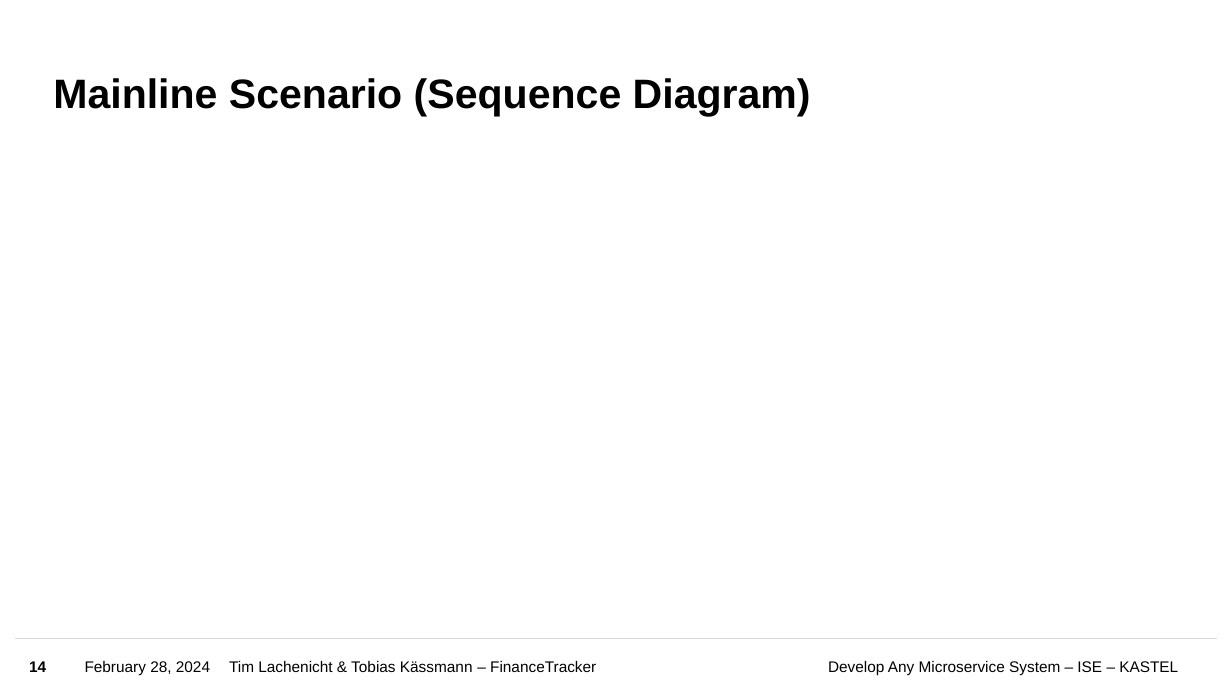
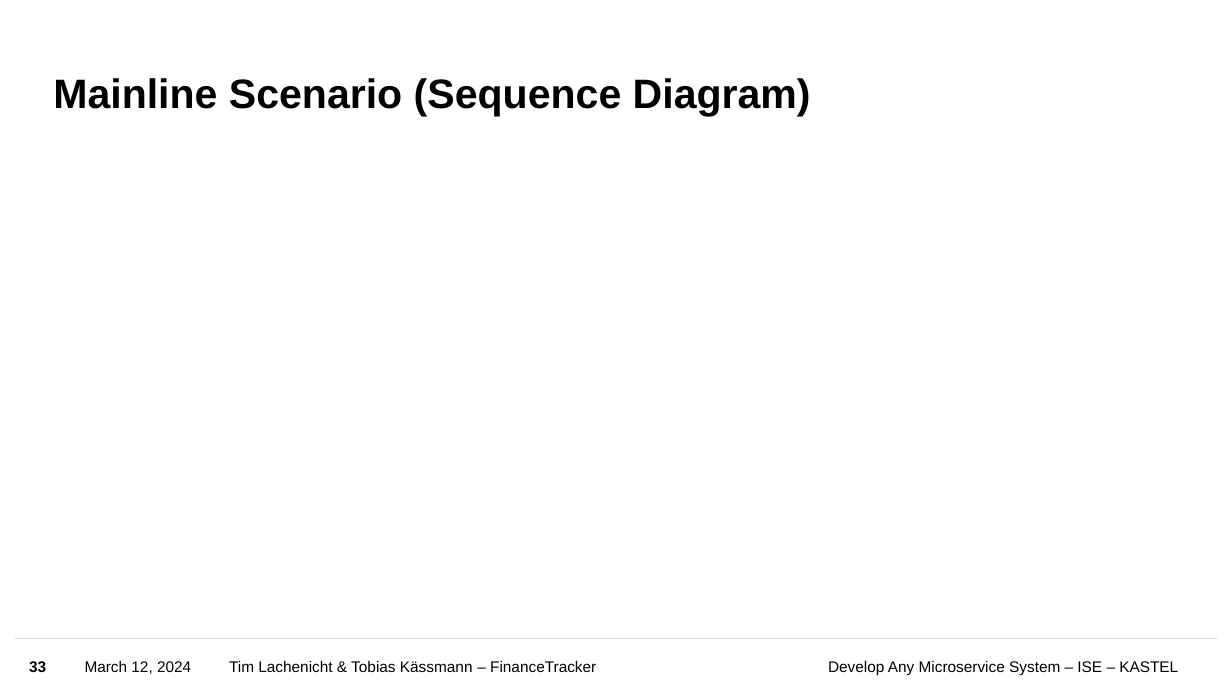
Before and after one commit to Uinyw/financetracker, a slide deck: slide 33 of Slides.pptx (slide 14 before the commit). Drawn at 1232x693 pixels with LibreOffice and Linux fonts; fonts in the diff are those of the drawing; background and template pictures are left out. Boxes give left, top, right and bottom in pixels: in the first picture for what was removed or moved away, otherwise in the second. Text is boxed around its words. In the diff, an @@ line names an element or a change of style, - is before the commit and + after.

```diff
--- a/Slides.pptx
+++ b/Slides.pptx
@@ page number at [29,661,46,672]: text changed @@
-14
+33
@@ text at [85,661,191,674]: text changed @@
-February 28, 2024
+March 12, 2024
```
Also in this commit, not shown: 10 other slides changed, 22 slides added, 9 slides removed.
